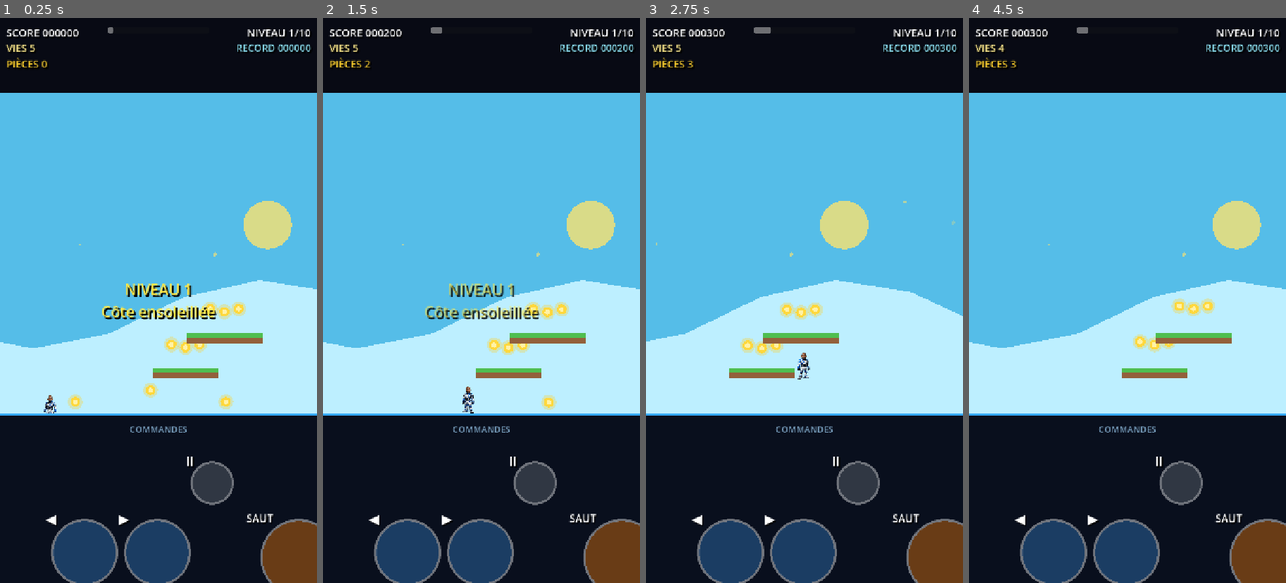
Above: before the commit, frames 1-4 (left to right).
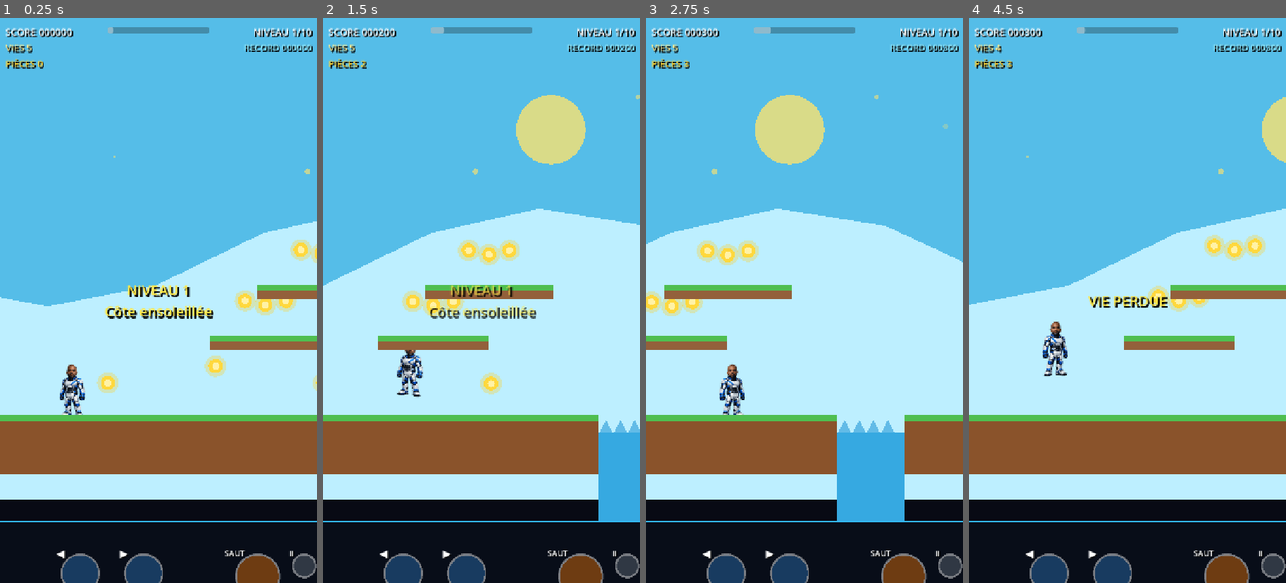
Above: after the commit, the same moments.

Repository: Chasmet/moi-mario-pygame
Game: Godot game, scene res://scenes/Main.tscn
Two runs of this game, one before a commit and one after it. Both use one fixed random seed, a clock stepped at 60 frames per second and the inputs below.
Inputs:
- Up to frame 1 (0.25 s): no input
- Up to frame 2 (1.5 s): hold D (move_right) from 0.53 s (still down); tap Space (jump) at 0.6, 0.77, 1.07, 1.35 s
- Up to frame 3 (2.75 s): tap Space (jump) at 1.52, 1.82, 2.1 s; release D (move_right) at 2.03 s; hold A (move_left) from 2.03 s (still down)
- Up to frame 4 (4.5 s): release A (move_left) at 2.78 s; hold D (move_right) 2.78-4.28 s; tap Space (jump) at 2.85, 3.02, 3.32, 3.6, 3.77, 4.07, 4.35 s; hold A (move_left) from 4.28 s (still down)

The runs differ from the first frame. In frame 1, 46% of the frame differs, in the area x 0-100%, y 0-100%; in frame 2, 55%; in frame 3, 53%; in frame 4, 48%.

Commit message:
Super CHK Bros V3: 89% gameplay and improved mobile controls
Agrandit la zone de jeu à 89 %, rapproche la caméra, améliore les sauts et le contrôle aérien, élargit les petites plateformes, recentre les commandes tactiles et remplace l’icône provisoire.

Diff:
--- a/icon.svg
+++ b/icon.svg
@@ -1 +1,52 @@
-<svg xmlns="http://www.w3.org/2000/svg" width="128" height="128"><rect width="128" height="128" fill="#00A8FF"/><text x="64" y="80" font-size="48" text-anchor="middle" fill="white" font-family="Arial Black">CHK</text></svg>
+<svg xmlns="http://www.w3.org/2000/svg" width="512" height="512" viewBox="0 0 512 512">
+  <defs>
+    <linearGradient id="bg" x1="64" y1="40" x2="448" y2="472" gradientUnits="userSpaceOnUse">
+      <stop offset="0" stop-color="#132b59"/>
+      <stop offset="0.55" stop-color="#075c9d"/>
+      <stop offset="1" stop-color="#06213f"/>
+    </linearGradient>
+    <linearGradient id="coin" x1="164" y1="124" x2="356" y2="340" gradientUnits="userSpaceOnUse">
+      <stop offset="0" stop-color="#fff49a"/>
+      <stop offset="0.45" stop-color="#ffc83d"/>
+      <stop offset="1" stop-color="#e67b13"/>
+    </linearGradient>
+    <linearGradient id="ground" x1="96" y1="354" x2="416" y2="426" gradientUnits="userSpaceOnUse">
+      <stop offset="0" stop-color="#51d667"/>
+      <stop offset="1" stop-color="#199944"/>
+    </linearGradient>
+    <filter id="shadow" x="-30%" y="-30%" width="160%" height="160%">
+      <feDropShadow dx="0" dy="12" stdDeviation="13" flood-color="#001326" flood-opacity="0.55"/>
+    </filter>
+  </defs>
+
+  <rect x="20" y="20" width="472" height="472" rx="112" fill="url(#bg)"/>
+  <rect x="31" y="31" width="450" height="450" rx="101" fill="none" stroke="#53d5ff" stroke-width="10" opacity="0.8"/>
+
+  <circle cx="96" cy="100" r="28" fill="#ffffff" opacity="0.85"/>
+  <circle cx="130" cy="100" r="22" fill="#ffffff" opacity="0.85"/>
+  <circle cx="112" cy="83" r="23" fill="#ffffff" opacity="0.85"/>
+  <circle cx="390" cy="132" r="25" fill="#ffffff" opacity="0.78"/>
+  <circle cx="420" cy="132" r="18" fill="#ffffff" opacity="0.78"/>
+  <circle cx="405" cy="116" r="20" fill="#ffffff" opacity="0.78"/>
+
+  <g filter="url(#shadow)">
+    <circle cx="256" cy="242" r="141" fill="#08335c" stroke="#7ae6ff" stroke-width="12"/>
+    <circle cx="256" cy="242" r="119" fill="url(#coin)" stroke="#fff0a1" stroke-width="8"/>
+    <path d="M176 225h160v78c0 24-19 43-43 43h-74c-24 0-43-19-43-43z" fill="#0b315d" opacity="0.96"/>
+    <path d="M188 224c10-56 39-91 68-91s58 35 68 91" fill="#ef3f34" stroke="#8c171c" stroke-width="10"/>
+    <path d="M210 177h92" stroke="#ffffff" stroke-width="15" stroke-linecap="round" opacity="0.92"/>
+    <text x="256" y="302" text-anchor="middle" font-family="Arial Black, DejaVu Sans, sans-serif" font-size="88" font-weight="900" fill="#ffffff" stroke="#061d38" stroke-width="8" paint-order="stroke">CHK</text>
+  </g>
+
+  <rect x="84" y="367" width="344" height="62" rx="25" fill="#74471f" stroke="#42230e" stroke-width="8"/>
+  <rect x="84" y="357" width="344" height="34" rx="17" fill="url(#ground)"/>
+  <circle cx="140" cy="420" r="8" fill="#9f6a34"/>
+  <circle cx="217" cy="407" r="7" fill="#9f6a34"/>
+  <circle cx="301" cy="421" r="9" fill="#9f6a34"/>
+  <circle cx="374" cy="408" r="7" fill="#9f6a34"/>
+
+  <g transform="translate(384 64)">
+    <circle cx="0" cy="0" r="47" fill="#f04b38" stroke="#ffffff" stroke-width="7"/>
+    <text x="0" y="14" text-anchor="middle" font-family="Arial Black, DejaVu Sans, sans-serif" font-size="42" font-weight="900" fill="#ffffff">V3</text>
+  </g>
+</svg>
--- a/project.godot
+++ b/project.godot
@@ -4,7 +4,7 @@
 [application]
 
 config/name="Super CHK Bros"
-config/description="Jeu de plateforme Android Godot 4.7.1 - 10 niveaux"
+config/description="Super CHK Bros V3 - jeu de plateforme Android Godot 4.7.1 - écran de jeu 89 %"
 run/main_scene="res://scenes/Main.tscn"
 config/features=PackedStringArray("4.7", "GL Compatibility")
 config/icon="res://icon.svg"
@@ -21,6 +21,7 @@
 window/stretch/mode="canvas_items"
 window/stretch/aspect="expand"
 window/handheld/orientation=1
+window/energy_saving/keep_screen_on=true
 
 [input]
 
@@ -48,11 +49,12 @@
 [input_devices]
 
 pointing/emulate_touch_from_mouse=true
+pointing/emulate_mouse_from_touch=false
 
 [physics]
 
 common/physics_ticks_per_second=60
-2d/default_gravity=1850.0
+2d/default_gravity=1680.0
 
 [rendering]
 
--- a/scripts/MobileLayout.gd
+++ b/scripts/MobileLayout.gd
@@ -1,12 +1,14 @@
 extends Node
 
-const GAME_HEIGHT_RATIO: float = 0.70
-const CONTROL_HEIGHT_RATIO: float = 0.30
+const GAME_HEIGHT_RATIO: float = 0.89
+const CONTROL_HEIGHT_RATIO: float = 0.11
+const PLAYER_SPRITE_SIZE: Vector2 = Vector2(92.0, 124.0)
+const PLAYER_COLLISION_SIZE: Vector2 = Vector2(50.0, 78.0)
+const CAMERA_ZOOM: Vector2 = Vector2(1.36, 1.36)
 
 var main_scene: Node
 var ui_layer: CanvasLayer
 var control_panel: ColorRect
-var control_title: Label
 var touch_buttons: Dictionary = {}
 var configured: bool = false
 
@@ -32,6 +34,8 @@
 func _on_node_added(node: Node) -> void:
 	if node.name == "Main":
 		call_deferred("_configure_scene", node)
+	elif node is StaticBody2D or node is AnimatableBody2D:
+		call_deferred("_make_platform_forgiving", node)
 
 
 func _try_configure_current_scene() -> void:
@@ -54,9 +58,9 @@
 	_remove_old_buttons()
 	_create_control_panel()
 	_create_touch_controls()
-	_configure_camera()
 	configured = true
 	_layout_interface()
+	call_deferred("_apply_v3_gameplay")
 	_release_old_mobile_flags()
 
 
@@ -73,7 +77,7 @@
 	control_panel.name = "MobileControlPanel"
 	control_panel.process_mode = Node.PROCESS_MODE_ALWAYS
 	control_panel.mouse_filter = Control.MOUSE_FILTER_STOP
-	control_panel.color = Color("#090f1d")
+	control_panel.color = Color("#080d18")
 	control_panel.anchor_left = 0.0
 	control_panel.anchor_top = GAME_HEIGHT_RATIO
 	control_panel.anchor_right = 1.0
@@ -87,7 +91,7 @@
 	var separator: ColorRect = ColorRect.new()
 	separator.name = "Separator"
 	separator.mouse_filter = Control.MOUSE_FILTER_IGNORE
-	separator.color = Color("#35a9ff")
+	separator.color = Color("#33b8ff")
 	separator.anchor_left = 0.0
 	separator.anchor_top = 0.0
 	separator.anchor_right = 1.0
@@ -95,18 +99,8 @@
 	separator.offset_left = 0.0
 	separator.offset_top = 0.0
 	separator.offset_right = 0.0
-	separator.offset_bottom = 5.0
+	separator.offset_bottom = 3.0
 	control_panel.add_child(separator)
-
-	control_title = Label.new()
-	control_title.name = "ControlTitle"
-	control_title.text = "COMMANDES"
-	control_title.horizontal_alignment = HORIZONTAL_ALIGNMENT_CENTER
-	control_title.vertical_alignment = VERTICAL_ALIGNMENT_CENTER
-	control_title.mouse_filter = Control.MOUSE_FILTER_IGNORE
-	control_title.add_theme_color_override("font_color", Color(0.65, 0.85, 1.0, 0.75))
-	control_title.add_theme_font_size_override("font_size", 20)
-	control_panel.add_child(control_title)
 
 
 func _create_touch_controls() -> void:
@@ -114,10 +108,10 @@
 		return
 
 	touch_buttons.clear()
-	touch_buttons["left"] = _make_touch_button("MoveLeft", "move_left", "◀", 160, Color("#1b3d63"), Color("#2d8ed8"))
-	touch_buttons["right"] = _make_touch_button("MoveRight", "move_right", "▶", 160, Color("#1b3d63"), Color("#2d8ed8"))
-	touch_buttons["jump"] = _make_touch_button("Jump", "jump", "SAUT", 184, Color("#693c16"), Color("#e38b26"))
-	touch_buttons["pause"] = _make_touch_button("Pause", "pause_game", "II", 104, Color("#303743"), Color("#68788c"))
+	touch_buttons["left"] = _make_touch_button("MoveLeft", "move_left", "◀", 92, Color("#183b60"), Color("#2a91dd"))
+	touch_buttons["right"] = _make_touch_button("MoveRight", "move_right", "▶", 92, Color("#183b60"), Color("#2a91dd"))
+	touch_buttons["jump"] = _make_touch_button("Jump", "jump", "SAUT", 106, Color("#6e3c12"), Color("#f09228"))
+	touch_buttons["pause"] = _make_touch_button("Pause", "pause_game", "Ⅱ", 58, Color("#303844"), Color("#718297"))
 
 	for key in touch_buttons:
 		ui_layer.add_child(touch_buttons[key])
@@ -129,8 +123,8 @@
 	button.process_mode = Node.PROCESS_MODE_ALWAYS
 	button.action = action_name
 	button.passby_press = true
-	button.texture_normal = _make_circle_texture(diameter, normal_color, Color(1.0, 1.0, 1.0, 0.42), 5)
-	button.texture_pressed = _make_circle_texture(diameter, pressed_color, Color(1.0, 0.92, 0.48, 0.95), 7)
+	button.texture_normal = _make_circle_texture(diameter, normal_color, Color(1.0, 1.0, 1.0, 0.46), 4)
+	button.texture_pressed = _make_circle_texture(diameter, pressed_color, Color(1.0, 0.93, 0.48, 0.98), 5)
 
 	var touch_shape: CircleShape2D = CircleShape2D.new()
 	touch_shape.radius = float(diameter) * 0.5
@@ -139,16 +133,21 @@
 	var label: Label = Label.new()
 	label.name = "Label"
 	label.text = text_value
-	label.position = Vector2(-float(diameter) * 0.5, -30.0)
-	label.size = Vector2(float(diameter), 60.0)
+	label.position = Vector2(-float(diameter) * 0.5, -float(diameter) * 0.5)
+	label.size = Vector2(float(diameter), float(diameter))
 	label.horizontal_alignment = HORIZONTAL_ALIGNMENT_CENTER
 	label.vertical_alignment = VERTICAL_ALIGNMENT_CENTER
 	label.mouse_filter = Control.MOUSE_FILTER_IGNORE
 	label.add_theme_color_override("font_color", Color.WHITE)
 	label.add_theme_color_override("font_shadow_color", Color(0.0, 0.0, 0.0, 0.9))
-	label.add_theme_constant_override("shadow_offset_x", 3)
-	label.add_theme_constant_override("shadow_offset_y", 3)
-	label.add_theme_font_size_override("font_size", 31 if text_value != "SAUT" else 25)
+	label.add_theme_constant_override("shadow_offset_x", 2)
+	label.add_theme_constant_override("shadow_offset_y", 2)
+	var font_size: int = 24
+	if text_value == "SAUT":
+		font_size = 18
+	elif text_value == "Ⅱ":
+		font_size = 17
+	label.add_theme_font_size_override("font_size", font_size)
 	button.add_child(label)
 	return button
 
@@ -179,19 +178,17 @@
 
 	var panel_top: float = viewport_size.y * GAME_HEIGHT_RATIO
 	var panel_height: float = viewport_size.y * CONTROL_HEIGHT_RATIO
-	var common_y: float = panel_top + panel_height * 0.62
-
-	_layout_touch_button("left", Vector2(viewport_size.x * 0.16, common_y), clampf(panel_height / 400.0, 0.82, 1.15))
-	_layout_touch_button("right", Vector2(viewport_size.x * 0.39, common_y), clampf(panel_height / 400.0, 0.82, 1.15))
-	_layout_touch_button("jump", Vector2(viewport_size.x * 0.82, common_y), clampf(panel_height / 400.0, 0.82, 1.15))
-	_layout_touch_button("pause", Vector2(viewport_size.x * 0.60, panel_top + panel_height * 0.28), clampf(panel_height / 400.0, 0.82, 1.08))
-
-	if control_title != null:
-		control_title.position = Vector2(viewport_size.x * 0.35, 14.0)
-		control_title.size = Vector2(viewport_size.x * 0.30, 42.0)
+	var common_y: float = panel_top + panel_height * 0.52
+	var control_scale: float = clampf(panel_height / 142.0, 0.78, 1.05)
+
+	_layout_touch_button("left", Vector2(viewport_size.x * 0.19, common_y), control_scale)
+	_layout_touch_button("right", Vector2(viewport_size.x * 0.39, common_y), control_scale)
+	_layout_touch_button("jump", Vector2(viewport_size.x * 0.74, common_y), control_scale)
+	_layout_touch_button("pause", Vector2(viewport_size.x * 0.92, common_y), control_scale)
 
 	_layout_hud(viewport_size)
 	_configure_camera()
+	_apply_v3_gameplay()
 
 
 func _layout_touch_button(key: String, center_position: Vector2, scale_value: float) -> void:
@@ -206,8 +203,8 @@
 	if main_scene == null:
 		return
 
-	var font_size: int = clampi(int(viewport_size.x / 30.0), 18, 25)
-	var side_width: float = minf(245.0, viewport_size.x * 0.43)
+	var font_size: int = clampi(int(viewport_size.x / 32.0), 17, 23)
+	var side_width: float = minf(235.0, viewport_size.x * 0.43)
 
 	var score_label: Label = main_scene.get_node_or_null("UI/HUD/ScoreLabel") as Label
 	var lives_label: Label = main_scene.get_node_or_null("UI/HUD/LivesLabel") as Label
@@ -218,25 +215,25 @@
 	var message_label: Label = main_scene.get_node_or_null("UI/HUD/MessageLabel") as Label
 
 	if score_label != null:
-		score_label.offset_left = 14.0
+		score_label.offset_left = 12.0
 		score_label.offset_right = side_width
 		score_label.add_theme_font_size_override("font_size", font_size)
 	if lives_label != null:
-		lives_label.offset_left = 14.0
+		lives_label.offset_left = 12.0
 		lives_label.offset_right = side_width
 		lives_label.add_theme_font_size_override("font_size", font_size - 1)
 	if coin_label != null:
-		coin_label.offset_left = 14.0
+		coin_label.offset_left = 12.0
 		coin_label.offset_right = side_width
 		coin_label.add_theme_font_size_override("font_size", font_size - 1)
 	if level_label != null:
 		level_label.offset_left = -side_width
-		level_label.offset_right = -14.0
+		level_label.offset_right = -12.0
 		level_label.add_theme_font_size_override("font_size", font_size)
 	if high_label != null:
 		high_label.offset_left = -side_width
-		high_label.offset_right = -14.0
-		high_label.add_theme_font_size_override("font_size", font_size - 2)
+		high_label.offset_right = -12.0
+		high_label.add_theme_font_size_override("font_size", maxi(font_size - 2, 15))
 	if progress_bar != null:
 		progress_bar.offset_left = viewport_size.x * 0.34
 		progress_bar.offset_right = -viewport_size.x * 0.34
@@ -244,7 +241,53 @@
 		var half_width: float = viewport_size.x * 0.43
 		message_label.offset_left = -half_width
 		message_label.offset_right = half_width
-		message_label.add_theme_font_size_override("font_size", clampi(font_size + 10, 30, 42))
+		message_label.add_theme_font_size_override("font_size", clampi(font_size + 10, 29, 39))
+
+
+func _apply_v3_gameplay() -> void:
+	if main_scene == null or not is_instance_valid(main_scene):
+		return
+
+	var player: CharacterBody2D = main_scene.get("player") as CharacterBody2D
+	if player == null:
+		call_deferred("_apply_v3_gameplay")
+		return
+
+	if player.has_method("apply_v3_dimensions"):
+		player.call("apply_v3_dimensions", PLAYER_SPRITE_SIZE, PLAYER_COLLISION_SIZE)
+	player.floor_snap_length = 18.0
+
+	var world: Node = main_scene.get_node_or_null("World")
+	if world != null:
+		for child in world.get_children():
+			if child is StaticBody2D or child is AnimatableBody2D:
+				_make_platform_forgiving(child)
+
+	_configure_camera()
+
+
+func _make_platform_forgiving(body: Node) -> void:
+	if body == null or not is_instance_valid(body) or body.has_meta("v3_platform_adjusted"):
+		return
+	if main_scene == null or not is_instance_valid(main_scene):
+		return
+
+	var world: Node = main_scene.get_node_or_null("World")
+	if world == null or not world.is_ancestor_of(body):
+		return
+
+	for child in body.get_children():
+		var collision: CollisionShape2D = child as CollisionShape2D
+		if collision == null:
+			continue
+		var rectangle: RectangleShape2D = collision.shape as RectangleShape2D
+		if rectangle == null:
+			continue
+		var size: Vector2 = rectangle.size
+		if size.y <= 32.0 and size.x >= 90.0 and size.x <= 260.0:
+			body.scale.x *= 1.18
+			body.set_meta("v3_platform_adjusted", true)
+		return
 
 
 func _configure_camera() -> void:
@@ -255,15 +298,11 @@
 	if camera == null:
 		return
 
-	camera.position = Vector2(120.0, -40.0)
-	camera.zoom = Vector2(0.95, 0.95)
+	camera.position = Vector2(100.0, -100.0)
+	camera.zoom = CAMERA_ZOOM
 	camera.position_smoothing_enabled = false
-	camera.drag_horizontal_enabled = true
-	camera.drag_vertical_enabled = true
-	camera.drag_left_margin = 0.28
-	camera.drag_right_margin = 0.34
-	camera.drag_top_margin = 0.32
-	camera.drag_bottom_margin = 0.24
+	camera.drag_horizontal_enabled = false
+	camera.drag_vertical_enabled = false
 	camera.reset_smoothing()
 
 
--- a/scripts/Player.gd
+++ b/scripts/Player.gd
@@ -1,15 +1,18 @@
 extends CharacterBody2D
 
-const MAX_SPEED: float = 340.0
-const ACCELERATION: float = 2100.0
-const AIR_ACCELERATION: float = 1250.0
-const FRICTION: float = 2400.0
-const GRAVITY: float = 1850.0
-const JUMP_SPEED: float = -650.0
-const STOMP_BOUNCE: float = -470.0
-const MAX_FALL_SPEED: float = 980.0
-const COYOTE_TIME: float = 0.13
-const JUMP_BUFFER_TIME: float = 0.16
+const MAX_SPEED: float = 315.0
+const ACCELERATION: float = 2850.0
+const AIR_ACCELERATION: float = 2050.0
+const FRICTION: float = 3300.0
+const AIR_DECELERATION: float = 1050.0
+const GRAVITY: float = 1680.0
+const JUMP_SPEED: float = -720.0
+const STOMP_BOUNCE: float = -520.0
+const MAX_FALL_SPEED: float = 900.0
+const COYOTE_TIME: float = 0.20
+const JUMP_BUFFER_TIME: float = 0.22
+const APEX_GRAVITY_MULTIPLIER: float = 0.62
+const FALL_GRAVITY_MULTIPLIER: float = 1.08
 
 @onready var sprite: Sprite2D = $Sprite2D
 
@@ -26,7 +29,7 @@
 
 
 func _ready() -> void:
-	floor_snap_length = 14.0
+	floor_snap_length = 18.0
 	floor_stop_on_slope = true
 	if sprite != null:
 		base_scale = sprite.scale
@@ -55,6 +58,23 @@
 	jump_buffer = JUMP_BUFFER_TIME
 
 
+func apply_v3_dimensions(sprite_size: Vector2, collision_size: Vector2) -> void:
+	if sprite != null and sprite.texture != null:
+		var texture_size: Vector2 = sprite.texture.get_size()
+		if texture_size.x > 0.0 and texture_size.y > 0.0:
+			var factor: float = minf(sprite_size.x / texture_size.x, sprite_size.y / texture_size.y)
+			sprite.scale = Vector2.ONE * factor
+			base_scale = sprite.scale
+
+	var collision: CollisionShape2D = get_node_or_null("CollisionShape2D") as CollisionShape2D
+	if collision != null:
+		var rectangle: RectangleShape2D = collision.shape as RectangleShape2D
+		if rectangle != null:
+			rectangle.size = collision_size
+
+	floor_snap_length = 18.0
+
+
 func set_invincible(duration: float) -> void:
 	invincible_timer = maxf(invincible_timer, duration)
 
@@ -65,67 +85,98 @@
 
 func _physics_process(delta: float) -> void:
 	_update_invincibility(delta)
-
+	_update_vertical_motion(delta)
+	_update_jump_buffer(delta)
+	_try_jump()
+	_apply_variable_jump_height()
+
+	var direction: float = _get_move_direction()
+	_update_horizontal_motion(delta, direction)
+
+	var was_falling: bool = velocity.y > 70.0
+	move_and_slide()
+	global_position.x = clampf(global_position.x, 26.0, world_right - 26.0)
+
+	_handle_enemy_collisions(was_falling)
+
+	if global_position.y > 920.0 and invincible_timer <= 0.0:
+		if main_controller != null and main_controller.has_method("lose_life"):
+			main_controller.call("lose_life")
+
+	_update_visual(delta, direction)
+
+
+func _update_vertical_motion(delta: float) -> void:
 	if is_on_floor():
 		coyote_timer = COYOTE_TIME
-	else:
-		coyote_timer = maxf(0.0, coyote_timer - delta)
-		velocity.y = minf(velocity.y + GRAVITY * delta, MAX_FALL_SPEED)
-
-	if Input.is_action_just_pressed("jump"):
+		return
+
+	coyote_timer = maxf(0.0, coyote_timer - delta)
+	var gravity_multiplier: float = 1.0
+	if absf(velocity.y) < 105.0:
+		gravity_multiplier = APEX_GRAVITY_MULTIPLIER
+	elif velocity.y > 0.0:
+		gravity_multiplier = FALL_GRAVITY_MULTIPLIER
+	velocity.y = minf(velocity.y + GRAVITY * gravity_multiplier * delta, MAX_FALL_SPEED)
+
+
+func _update_jump_buffer(delta: float) -> void:
+	var jump_requested: bool = Input.is_action_just_pressed("jump") or jump_queued
+	jump_queued = false
+	if jump_requested:
 		jump_buffer = JUMP_BUFFER_TIME
-	if jump_queued:
-		jump_buffer = JUMP_BUFFER_TIME
-		jump_queued = false
 	else:
 		jump_buffer = maxf(0.0, jump_buffer - delta)
 
-	if jump_buffer > 0.0 and coyote_timer > 0.0:
-		velocity.y = JUMP_SPEED
-		jump_buffer = 0.0
-		coyote_timer = 0.0
-
-	if Input.is_action_just_released("jump") and velocity.y < -240.0:
-		velocity.y *= 0.52
-
+
+func _try_jump() -> void:
+	if jump_buffer <= 0.0 or coyote_timer <= 0.0:
+		return
+	velocity.y = JUMP_SPEED
+	jump_buffer = 0.0
+	coyote_timer = 0.0
+
+
+func _apply_variable_jump_height() -> void:
+	if Input.is_action_just_released("jump") and velocity.y < -180.0:
+		velocity.y *= 0.62
+
+
+func _get_move_direction() -> float:
 	var direction: float = Input.get_axis("move_left", "move_right")
 	if mobile_left:
 		direction -= 1.0
 	if mobile_right:
 		direction += 1.0
-	direction = clampf(direction, -1.0, 1.0)
-
+	return clampf(direction, -1.0, 1.0)
+
+
+func _update_horizontal_motion(delta: float, direction: float) -> void:
 	if absf(direction) > 0.01:
 		var acceleration: float = ACCELERATION if is_on_floor() else AIR_ACCELERATION
 		velocity.x = move_toward(velocity.x, direction * MAX_SPEED, acceleration * delta)
 	else:
-		var deceleration: float = FRICTION if is_on_floor() else AIR_ACCELERATION * 0.35
+		var deceleration: float = FRICTION if is_on_floor() else AIR_DECELERATION
 		velocity.x = move_toward(velocity.x, 0.0, deceleration * delta)
 
-	var was_falling: bool = velocity.y > 80.0
-	move_and_slide()
-	global_position.x = clampf(global_position.x, 18.0, world_right - 18.0)
-
+
+func _handle_enemy_collisions(was_falling: bool) -> void:
 	for index in range(get_slide_collision_count()):
 		var collision: KinematicCollision2D = get_slide_collision(index)
 		var collider: Object = collision.get_collider()
-		if collider != null and collider.has_method("stomp"):
-			var collider_node: Node2D = collider as Node2D
-			var above_enemy: bool = collider_node != null and global_position.y + 16.0 < collider_node.global_position.y
-			if was_falling and above_enemy:
-				collider.call("stomp")
-				velocity.y = STOMP_BOUNCE
-				if main_controller != null and main_controller.has_method("camera_shake"):
-					main_controller.call("camera_shake", 4.0)
-			elif invincible_timer <= 0.0 and main_controller != null and main_controller.has_method("lose_life"):
-				main_controller.call("lose_life")
-				break
-
-	if global_position.y > 920.0 and invincible_timer <= 0.0:
-		if main_controller != null and main_controller.has_method("lose_life"):
+		if collider == null or not collider.has_method("stomp"):
+			continue
+
+		var collider_node: Node2D = collider as Node2D
+		var above_enemy: bool = collider_node != null and global_position.y + 22.0 < collider_node.global_position.y
+		if was_falling and above_enemy:
+			collider.call("stomp")
+			velocity.y = STOMP_BOUNCE
+			if main_controller != null and main_controller.has_method("camera_shake"):
+				main_controller.call("camera_shake", 4.0)
+		elif invincible_timer <= 0.0 and main_controller != null and main_controller.has_method("lose_life"):
 			main_controller.call("lose_life")
-
-	_update_visual(delta, direction)
+			break
 
 
 func _update_invincibility(delta: float) -> void:
@@ -144,15 +195,15 @@
 	if absf(direction) > 0.01:
 		sprite.flip_h = direction < 0.0
 
-	var target_rotation: float = clampf(velocity.x / MAX_SPEED, -1.0, 1.0) * 0.055
-	sprite.rotation = lerpf(sprite.rotation, target_rotation, minf(1.0, delta * 10.0))
+	var target_rotation: float = clampf(velocity.x / MAX_SPEED, -1.0, 1.0) * 0.045
+	sprite.rotation = lerpf(sprite.rotation, target_rotation, minf(1.0, delta * 11.0))
 
 	var stretch: float = clampf(absf(velocity.y) / MAX_FALL_SPEED, 0.0, 1.0)
 	var target_scale: Vector2 = base_scale
 	if not is_on_floor():
-		target_scale = base_scale * Vector2(0.96 + stretch * 0.05, 1.04 - stretch * 0.04)
+		target_scale = base_scale * Vector2(0.97 + stretch * 0.04, 1.03 - stretch * 0.03)
 	elif absf(velocity.x) > 35.0:
-		var bounce: float = sin(float(Time.get_ticks_msec()) * 0.018) * 0.035
+		var bounce: float = sin(float(Time.get_ticks_msec()) * 0.018) * 0.025
 		target_scale = base_scale * Vector2(1.0 - bounce, 1.0 + bounce)
 
-	sprite.scale = sprite.scale.lerp(target_scale, minf(1.0, delta * 12.0))
+	sprite.scale = sprite.scale.lerp(target_scale, minf(1.0, delta * 13.0))
Not shown, changed: export_presets.cfg
